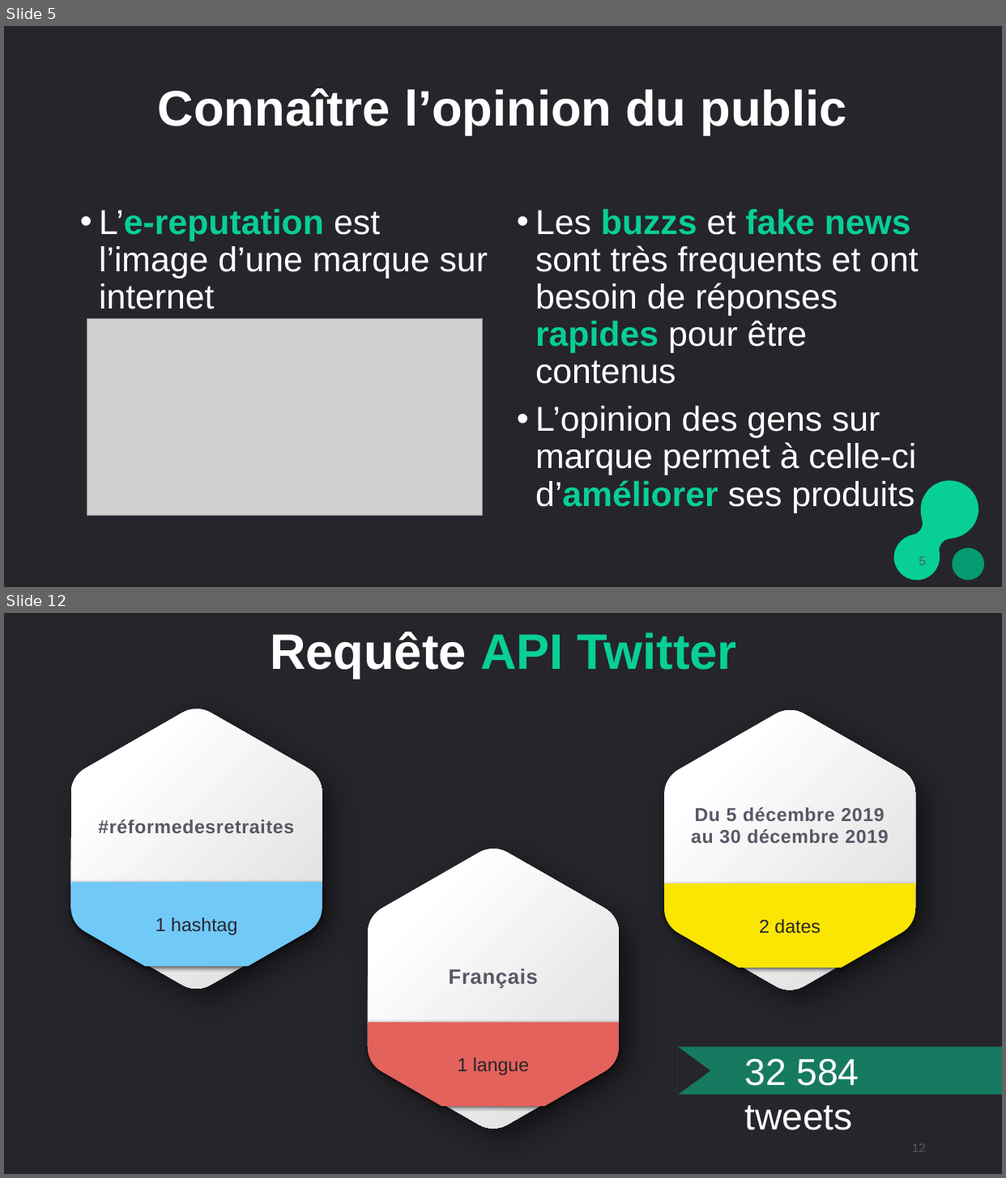
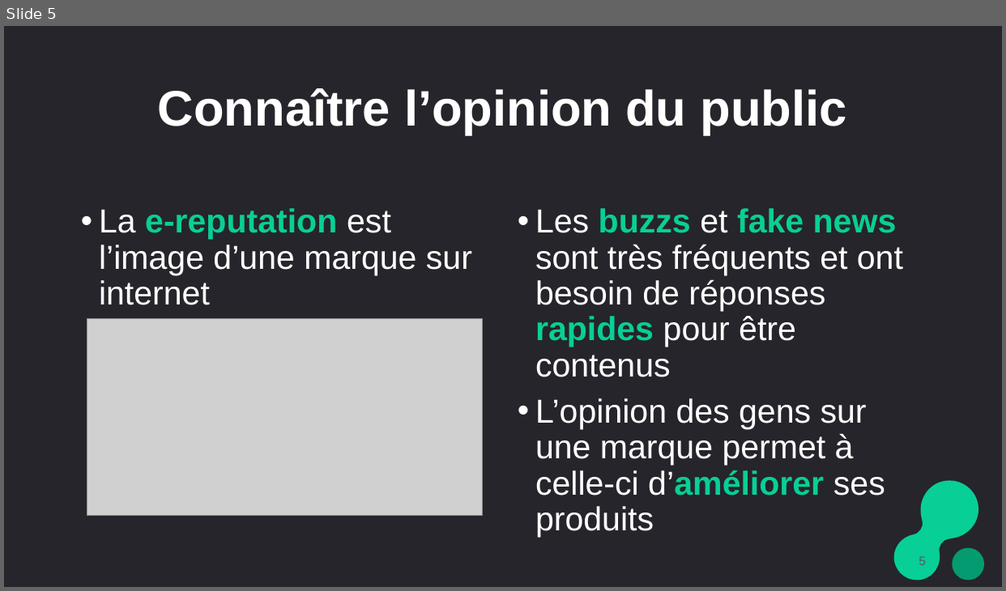
Before and after one commit to alinedebenath/ironhack-datalabs-dataparis0619-pt, a slide deck: final-project/NLP_marketing_ADebenath_2701.pptx. Shown one above the other, each under a label of ours: slides 5 and 12 before the commit, slide 5 after it; the slides between them are not shown. The pictures are 1006x1178 and 1006x591 pixels, drawn with LibreOffice and Linux fonts; fonts in the diff are those of the drawing; grey boxes stand for pictures. Boxes give left, top, right and bottom in pixels: in the first picture for what was removed or moved away, otherwise in the second. Text is boxed around its words. In the diff, an @@ line names an element or a change of style, - is before the commit and + after.

```diff
--- a/final-project/NLP_marketing_ADebenath_2701.pptx
+++ b/final-project/NLP_marketing_ADebenath_2701.pptx
@@ slide 12 removed at (4,613,1002,1174), background #25252B @@
@@ title removed at (270,632,737,679) @@
-Requête API Twitter
@@ freeform shape removed at (70,709,322,989) @@
-#réformedesretraites
@@ freeform shape removed at (664,710,916,990) @@
-Du 5 décembre 2019
-au 30 décembre 2019
@@ freeform shape removed at (368,849,620,1129) @@
-Français
@@ freeform shape removed at (70,883,322,966) @@
-1 hashtag
@@ freeform shape removed at (664,884,916,968) @@
-2 dates
@@ freeform shape removed at (368,1023,620,1106) @@
-1 langue
@@ rectangle removed at (678,1047,1002,1095) @@
@@ triangle removed at (678,1047,710,1095) @@
@@ text removed at (744,1059,859,1131) @@
-32 584 tweets
@@ page number removed at (912,1144,926,1152) @@
-12
@@ slide 5 changed as well @@
@@ text at (99,208,472,305): text changed; size 33.3 to 32 pt @@
-• L’e-reputation est l’image d’une marque sur internet
+• La e-reputation est l’image d’une marque sur internet
@@ text at (535,208,903,537): text changed; size 33.3 to 32 pt @@
-• Les buzzs et fake news sont très frequents et ont besoin de réponses rapides pour être contenus
-• L’opinion des gens sur marque permet à celle-ci d’améliorer ses produits
+• Les buzzs et fake news sont très fréquents et ont besoin de réponses rapides pour être contenus
+• L’opinion des gens sur une marque permet à celle-ci d’améliorer ses produits
```
Also in this commit, not shown: 10 other slides changed, 7 slides added, 5 other slides removed, 1 other file.
